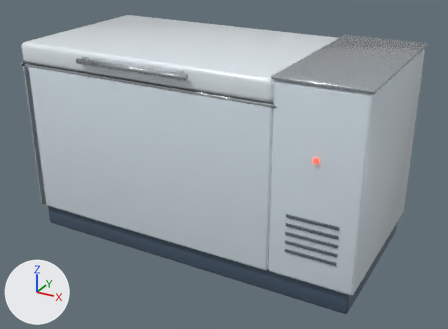
The glTF model public/models/freezer.glb, before and after one commit.
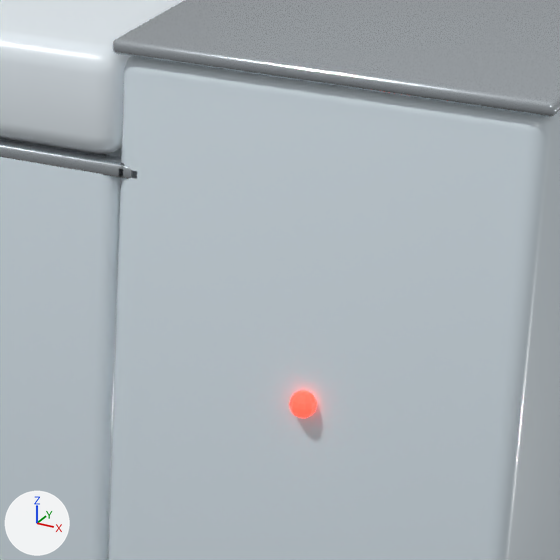
Each version appears first whole from a 50 mm lens placed at (1.237, -2.214, 1.432), pointed at (0.039, -0.034, 0.342), and next in a close-up on the part from 55% to 84% of the width and 20% to 60% of the height. Lighting does not change. The marker at lower left points along +X, +Y and +Z. The last two pictures show the newer version. Where no turn or scale is listed for an object, it has been applied to the vertices. Vertices at exactly the same position are counted once.

The scene before the commit, as lines of its bpy script (objects in view):
```python
me_freezerbody = bpy.data.meshes.new('FreezerBody')
me_freezerbody.from_pydata(...)  # 954 vertices, 1836 faces; spans x -0.76..0.75, y -0.39..0.38, z 0.0..0.87
# faces by material slot: [108, 752, 48, 540, 220, 168]
me_freezerbody.materials.append(mat_fzplinth)  # dark blue #46576a
me_freezerbody.materials.append(mat_fzenamel)  # white #dce9f1
me_freezerbody.materials.append(mat_fzliner)  # white #eef6fb
me_freezerbody.materials.append(mat_fzsteel)  # light grey #cdd5db
me_freezerbody.materials.append(mat_fzgasket)  # greyish blue #5a646e
me_freezerbody.materials.append(mat_fzlamp)  # red #ff4a3a, glowing red #ff4a3a
me_freezerlid = bpy.data.meshes.new('FreezerLid')
me_freezerlid.from_pydata(...)  # 504 vertices, 964 faces; spans x -0.58..0.58, y -0.771..0.011, z 0.0..0.09
# faces by material slot: [300, 12, 176, 476]
me_freezerlid.materials.append(mat_fzlid)  # white #eaf3f9
me_freezerlid.materials.append(mat_fzliner)  # white #eef6fb
me_freezerlid.materials.append(mat_fzgasket)  # greyish blue #5a646e
me_freezerlid.materials.append(mat_fzsteel)  # light grey #cdd5db
ob_freezerbody = bpy.data.objects.new('FreezerBody', me_freezerbody)
ob_freezerbody.location = (0.0, 0.0, 0.0)
ob_freezerlid = bpy.data.objects.new('FreezerLid', me_freezerlid)
ob_freezerlid.location = (-0.17, 0.37, 0.77)
```
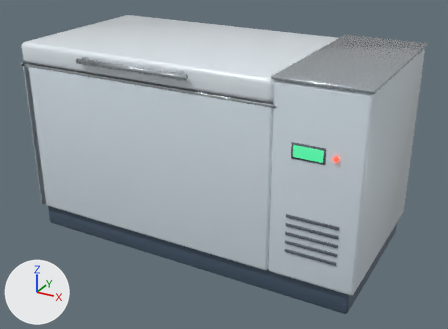
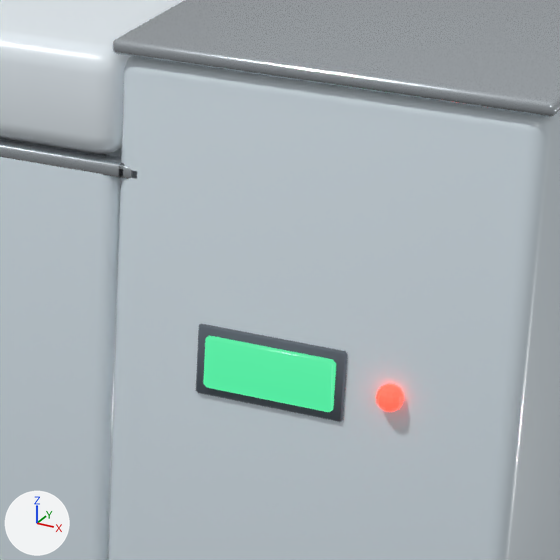
Edits to the bpy script that builds the scene:
```text
Add mat_fzlcd:
    mat_fzlcd = principled_material('FzLcd')
    mat_fzlcd.base_color = (0.0116, 0.0232, 0.0176)  # black #1c2a24
    mat_fzlcd.roughness = 0.3
    mat_fzlcd.emission_color = (0.0818, 0.8, 0.347)  # green #51e79f
    mat_fzlcd.emission_strength = 1.0
Change me_freezerbody:
    used by ob_freezerbody; location = (0.0, 0.0, 0.0)
    remove me_freezerbody.from_pydata(...)  # 954 vertices, 1836 faces; spans x -0.76..0.75, y -0.39..0.38, z 0.0..0.87
    add me_freezerbody.from_pydata(...)  # 986 vertices, 1892 faces; spans x -0.76..0.75, y -0.39..0.38, z 0.0..0.87
    me_freezerbody part 1: a new loose piece of 16 vertices spanning x 0.49..0.61, y -0.37, z 0.59..0.65, in mat_fzgasket (greyish blue #5a646e)
    me_freezerbody part 2: a new loose piece of 16 vertices spanning x 0.5..0.61, y -0.38..-0.37, z 0.6..0.64, in mat_fzlcd (black #1c2a24, glowing green #51e79f)
    me_freezerbody part 3
    35 vertices are removed from x 0.57..0.59, y -0.38..-0.36, z 0.59..0.61
    108 faces are deleted
    6 vertices in x 0.57..0.58, y -0.38, z 0.6..0.61 move by (0.08, 0.01, 0.01)
    6 vertices in x 0.57..0.58, y -0.37, z 0.6..0.61 move by (0.08, -0.01, 0.01)
    4 vertices in x 0.59, y -0.37, z 0.6..0.61 move by (0.05, 0.0, 0.01)
    3 vertices in x 0.57..0.58, y -0.38, z 0.59..0.6 move by (0.08, 0.01, 0.03)
    3 vertices in x 0.57, y -0.38, z 0.6..0.61 move by (0.09, 0.01, 0.01)
    3 vertices in x 0.57, y -0.37, z 0.6..0.61 move by (0.09, -0.01, 0.01)
    26 vertices move from x 0.57..0.59, y -0.39..-0.36, z 0.59..0.61 to x 0.64..0.66, y -0.39..-0.36, z 0.61..0.63
    35 vertices are added at x 0.64..0.66, y -0.38..-0.36, z 0.61..0.63
    108 new faces join them, mat_fzlamp (red #ff4a3a, glowing red #ff4a3a)
    add me_freezerbody.materials.append(mat_fzlcd)  # black #1c2a24, glowing green #51e79f
```

Boxes (x1, y1, x2, y2) around the edits, measured in the close-ups (560 x 560 px; the box of a moved part takes in the faces that stretch with it):
part 1 of me_freezerbody, added: after (196, 324, 348, 422)
part 2 of me_freezerbody, added: after (203, 335, 336, 412)
part 3 of me_freezerbody, moved or reshaped: before (289, 390, 317, 418); after (376, 384, 404, 412)
